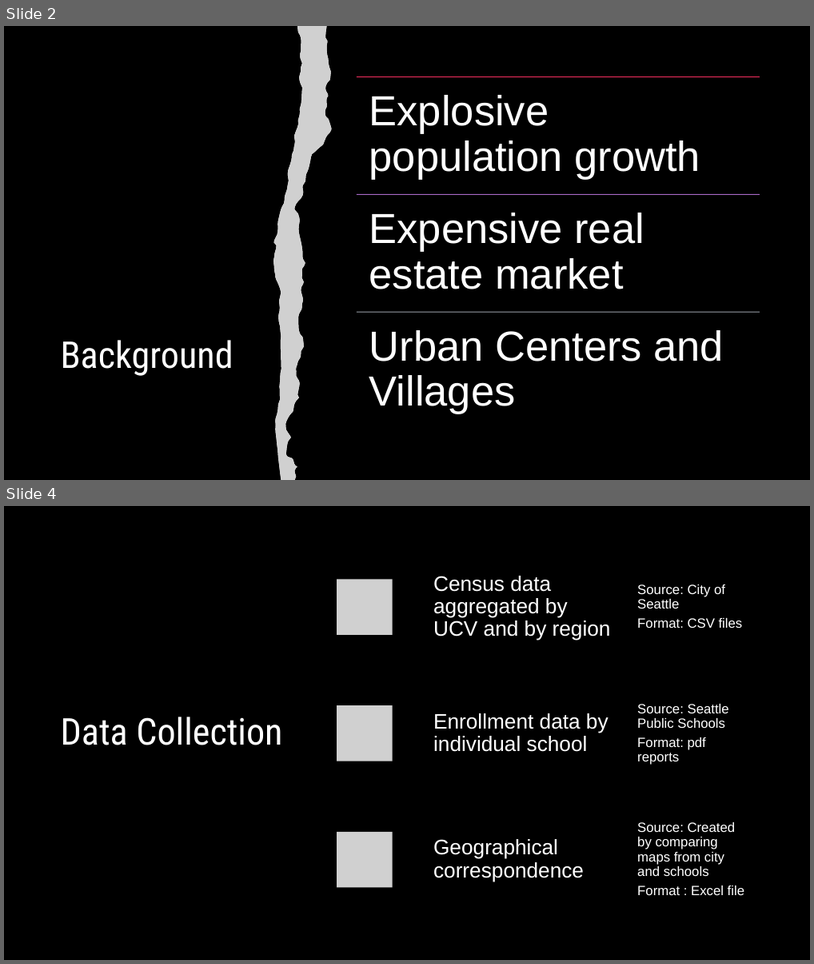
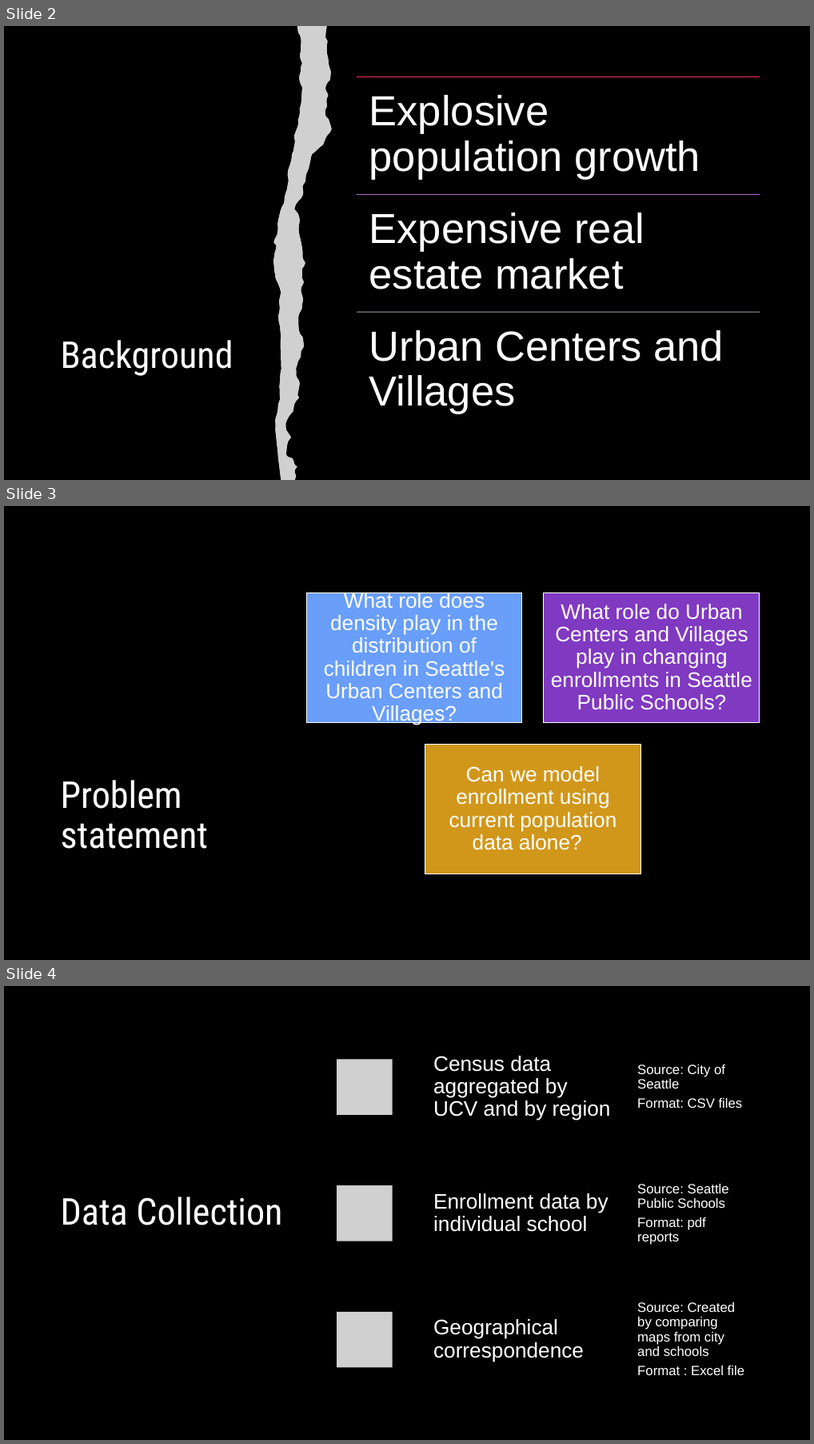
Before and after one commit to lauraminter/seattle-kids, a slide deck: assets/Seattle-kids-slides.pptx. Shown one above the other, each under a label of ours: slides 2 and 4 before the commit, slides 2, 3 and 4 after it; the slides between them are not shown. The pictures are 814x964 and 814x1444 pixels, drawn with LibreOffice and Linux fonts; fonts in the diff are those of the drawing; grey boxes stand for pictures. Boxes give left, top, right and bottom in pixels: in the first picture for what was removed or moved away, otherwise in the second. Text is boxed around its words. In the diff, an @@ line names an element or a change of style, - is before the commit and + after.

```diff
--- a/assets/Seattle-kids-slides.pptx
+++ b/assets/Seattle-kids-slides.pptx
@@ slide 3 added at (4,506,810,960), background #000000 @@
@@ group added at (306,590,760,873): 3 rectangles, 3 texts @@
+What role does density play in the distribution of children in Seattle's Urban Centers and Villages?
+What role do Urban Centers and Villages play in changing enrollments in Seattle Public Schools?
+Can we model enrollment using current population data alone?
@@ title added at (61,780,208,848), 44 pt, text #FFFFFF @@
+Problem statement
```
Also in this commit, not shown: 1 slide changed, 1 slide removed, 3 other files.
